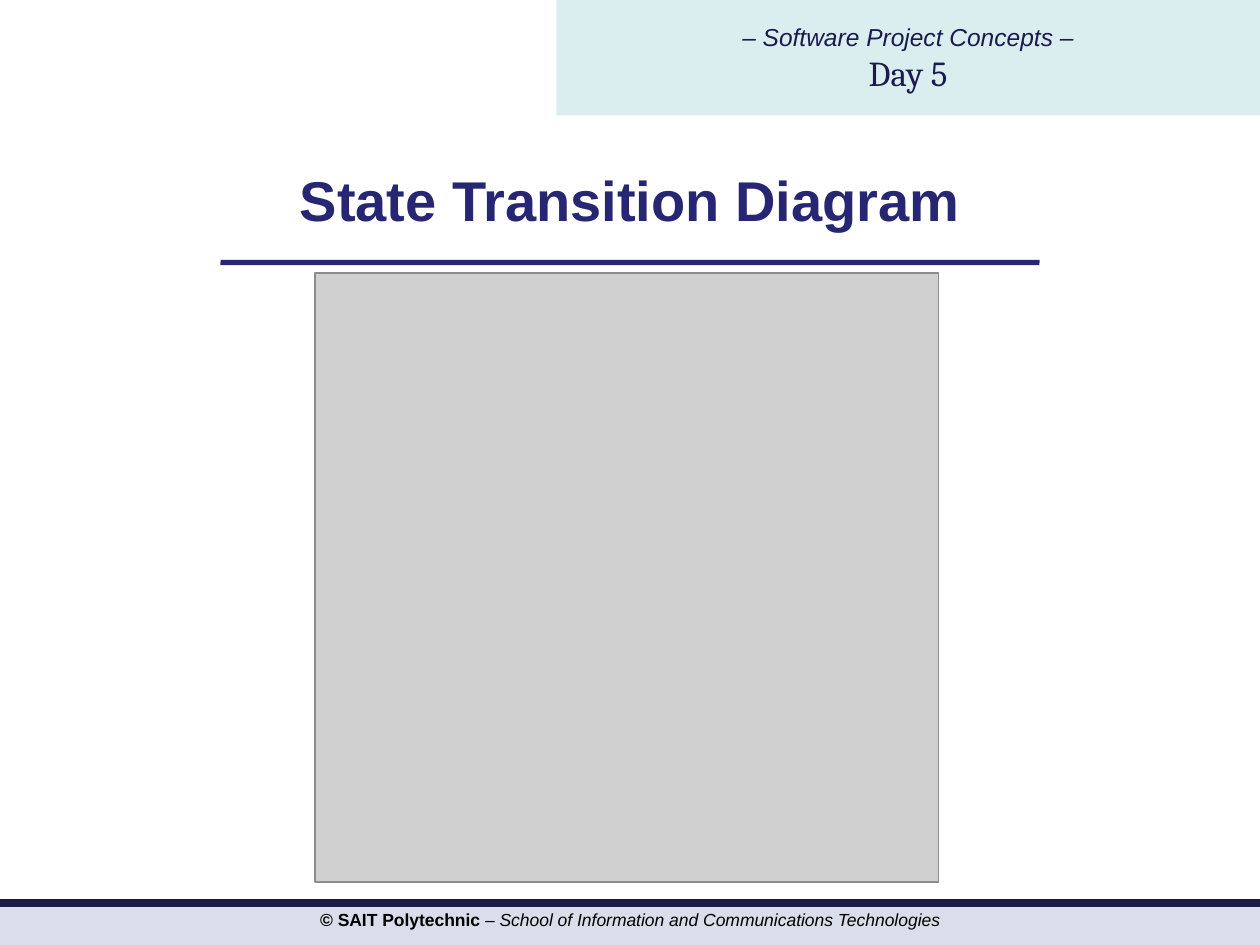
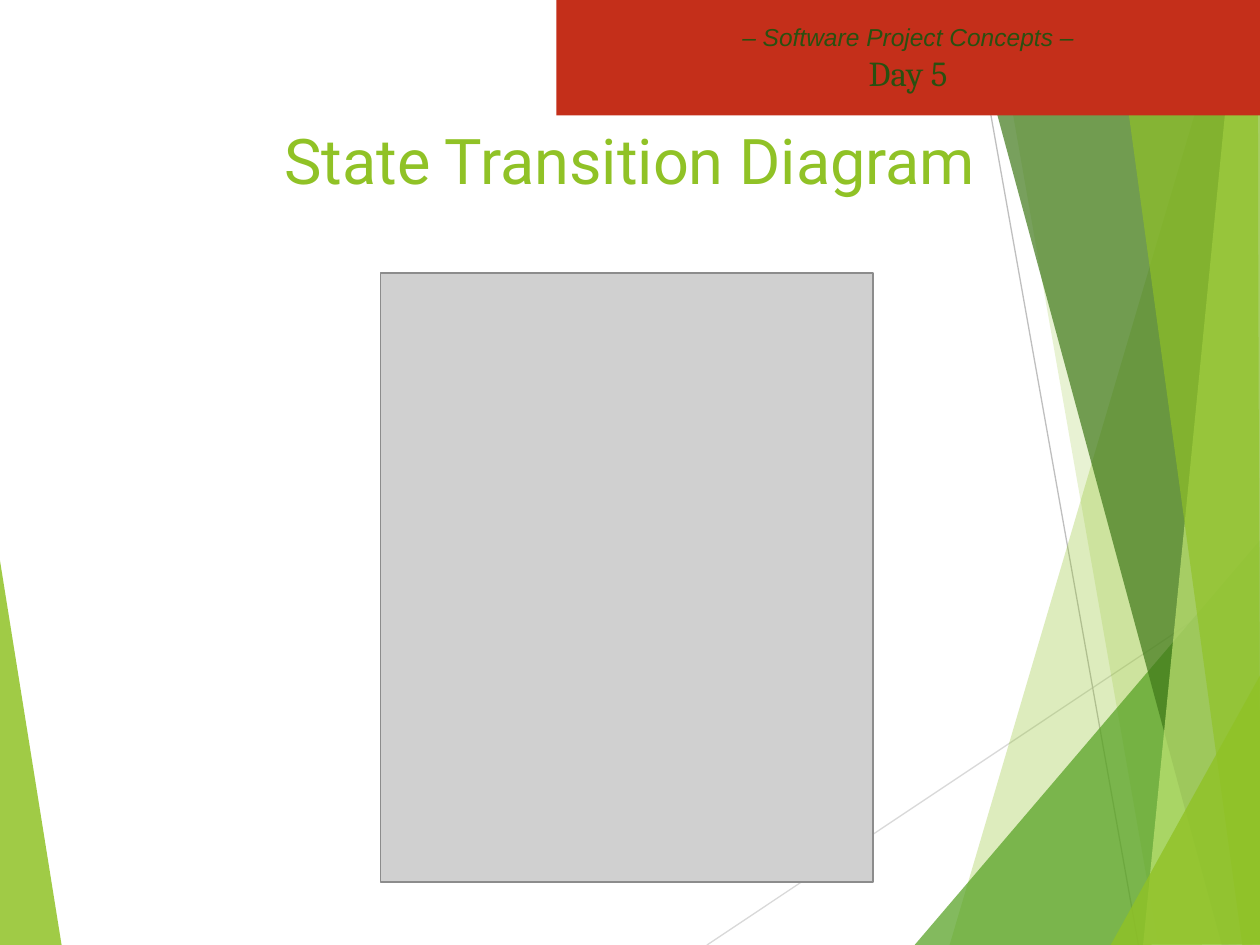
Before and after one commit to hdmdhr/CPRG-210-OSD-Assignment, a slide deck: slide 13 of Project Concepts/PROJ216 Slides Day5.pptx. Drawn at 1260x945 pixels with LibreOffice and Linux fonts; fonts in the diff are those of the drawing; grey boxes stand for pictures; background and template pictures are left out. Boxes give left, top, right and bottom in pixels: in the first picture for what was removed or moved away, otherwise in the second. Text is boxed around its words. In the diff, an @@ line names an element or a change of style, - is before the commit and + after.

```diff
--- a/Project Concepts/PROJ216 Slides Day5.pptx
+++ b/Project Concepts/PROJ216 Slides Day5.pptx
@@ rectangle "– Software Project Concepts – ..." at [557, 0, 1260, 116]: text colour #19194D to #2A5010; fill #DAEDEF to #C42F1A @@
@@ title "State Transition Diagram" at [284, 138, 975, 197]: size 32 to 36 pt, font Arial to Roboto, text colour #262673 to #90C226, bold off; vertical alignment middle to top @@
@@ line removed from (220, 262) to (1040, 262) @@
@@ picture: place and size @@
-picture at [315, 273, 939, 882]
+picture at [381, 273, 873, 882]
@@ group added at [0, 0, 1260, 945]: 8 freeform shapes, 2 lines @@
@@ rectangle removed at [0, 903, 1260, 945] @@
@@ text removed at [338, 913, 940, 930] @@
-© SAIT Polytechnic – School of Information and Communications Technologies
```
Also in this commit, not shown: 17 other slides changed, 11 other files.
